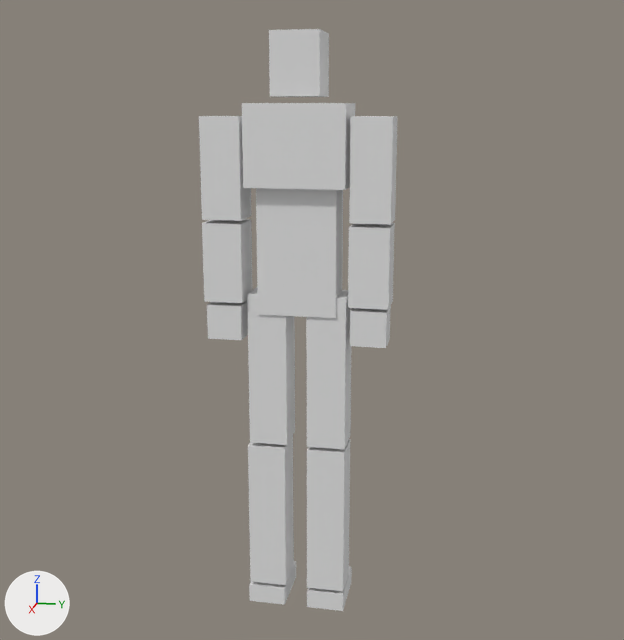
The Blender file models/human.blend: old version first, new version second.
Rendered twice from a camera (50 mm lens) standing at (4.25, 0.73, 1.34) and looking at (-0.05, -0.13, 0.26). Lighting does not change. The marker at lower left points along +X, +Y and +Z. The older version comes first.

Script lines for the objects in view, before the commit:
```python
ob_куб_001 = bpy.data.objects.new('Куб.001', me_куб_001)
ob_куб_001.location = (0.036, 0.189, 1.048)
ob_куб_001.scale = (0.1, 0.1, 0.25)
ob_куб_003 = bpy.data.objects.new('Куб.003', me_куб_003)
ob_куб_003.location = (0.029, 0.186, 0.58)
ob_куб_003.scale = (0.1, 0.1, 0.2)
ob_куб_009 = bpy.data.objects.new('Куб.009', me_куб_013)
ob_куб_009.location = (0.009, -0.179, 1.16)
ob_куб_009.scale = (0.15, 0.25, 0.2)
ob_куб_010 = bpy.data.objects.new('Куб.010', me_куб_014)
ob_куб_010.location = (0.029, -0.555, 0.58)
ob_куб_010.scale = (0.1, 0.1, 0.2)
ob_куб_011 = bpy.data.objects.new('Куб.011', me_куб_015)
ob_куб_011.location = (0.036, -0.551, 1.048)
ob_куб_011.scale = (0.1, 0.1, 0.25)
ob_куб_013 = bpy.data.objects.new('Куб.013', me_куб_017)
ob_куб_013.location = (0.029, -0.555, 0.272)
ob_куб_013.scale = (0.09, 0.09, 0.09)
ob_куб_014 = bpy.data.objects.new('Куб.014', me_куб_018)
ob_куб_014.location = (0.029, 0.186, 0.272)
ob_куб_014.scale = (0.09, 0.09, 0.09)
# also in view: 'Куб.004' at (-0.05, -0.35, -1.27); 'Куб' at (0.0, -0.03, -0.8); 'Куб.002' at (-0.05, -0.03, -1.27); 'Куб.007' at (0.0, -0.34, 0.02); 'Куб.008' at (0.0, -0.35, -0.8)
```
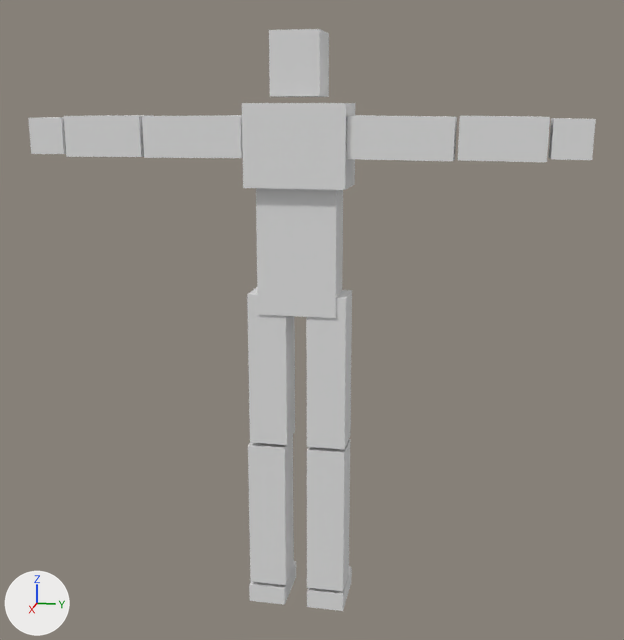
Scene script edits in JSON lines:
```json
{"op": "set", "path": "ob_куб_001.location", "old": "(0.036, 0.189, 1.048)", "new": "(0.036, 0.323, 1.2)"}
{"op": "set", "path": "ob_куб_001.rotation_euler", "old": "(0.0, 0.0, 0.0)", "new": "(1.561, 0.0, 0.0)", "note": "degrees (0, 0, 0) -> degrees (89, 0, 0)"}
{"op": "set", "path": "ob_куб_003.location", "old": "(0.029, 0.186, 0.58)", "new": "(0.029, 0.792, 1.2)"}
{"op": "set", "path": "ob_куб_003.rotation_euler", "old": "(0.0, 0.0, 0.0)", "new": "(1.561, 0.0, 0.0)", "note": "degrees (0, 0, 0) -> degrees (89, 0, 0)"}
{"op": "set", "path": "ob_куб_010.location", "old": "(0.029, -0.555, 0.58)", "new": "(0.029, -1.161, 1.2)"}
{"op": "set", "path": "ob_куб_010.rotation_euler", "old": "(0.0, 0.0, 0.0)", "new": "(-1.565, 0.0, 0.0)", "note": "degrees (0, 0, 0) -> degrees (-90, 0, 0)"}
{"op": "set", "path": "ob_куб_011.location", "old": "(0.036, -0.551, 1.048)", "new": "(0.036, -0.692, 1.2)"}
{"op": "set", "path": "ob_куб_011.rotation_euler", "old": "(0.0, 0.0, 0.0)", "new": "(-1.565, 0.0, 0.0)", "note": "degrees (0, 0, 0) -> degrees (-90, 0, 0)"}
{"op": "set", "path": "ob_куб_013.location", "old": "(0.029, -0.555, 0.272)", "new": "(0.029, -1.469, 1.2)"}
{"op": "set", "path": "ob_куб_014.location", "old": "(0.029, 0.186, 0.272)", "new": "(0.029, 1.1, 1.2)"}
```

Pixel boxes (x1, y1, x2, y2) of what changed, in the pictures (624 x 640 px):
```json
{"object": "Куб.003", "change": "moved, turned", "before": [348, 223, 395, 310], "after": [458, 116, 550, 162]}
{"object": "Куб.001", "change": "moved, turned", "before": [349, 116, 398, 225], "after": [346, 115, 457, 161]}
{"object": "Куб.010", "change": "moved, turned", "before": [202, 219, 252, 303], "after": [64, 115, 154, 157]}
{"object": "Куб.011", "change": "moved, turned", "before": [199, 116, 251, 221], "after": [142, 115, 243, 158]}
{"object": "Куб.014", "change": "moved", "before": [350, 306, 391, 348], "after": [548, 118, 596, 160]}
{"object": "Куб.013", "change": "moved", "before": [207, 300, 248, 340], "after": [28, 117, 66, 154]}
```
